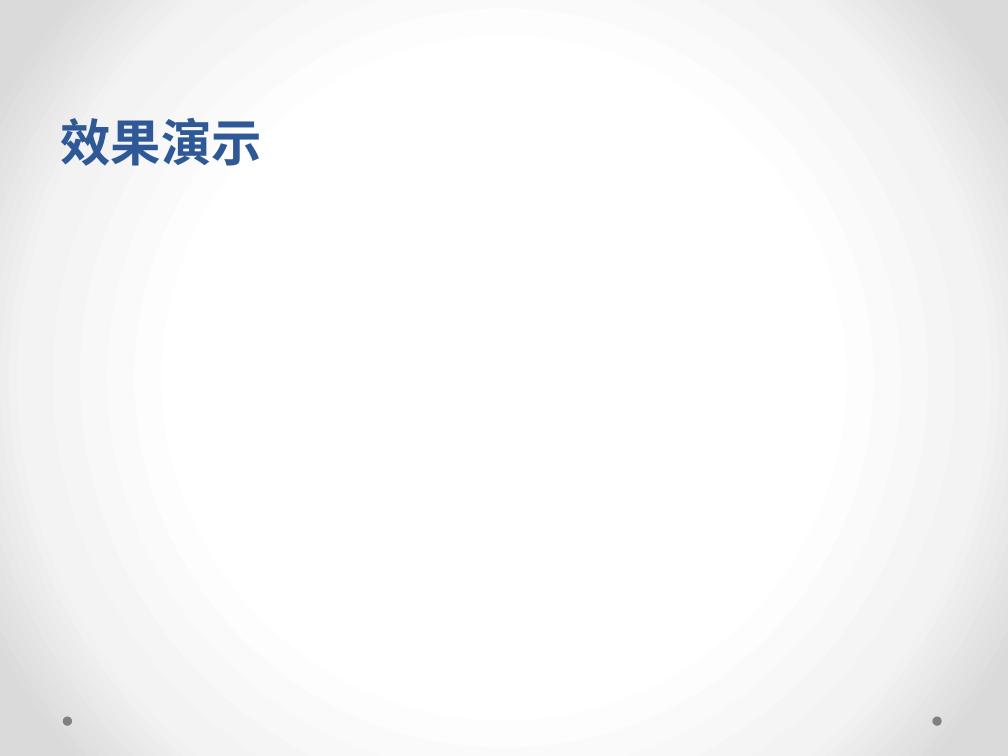
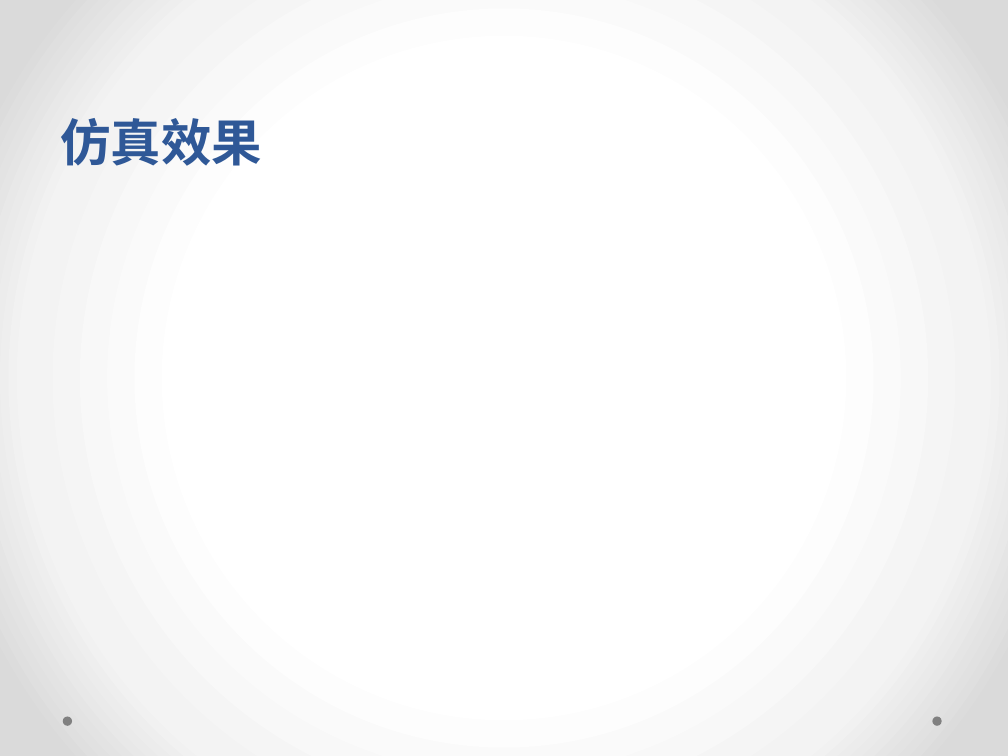
Before and after one commit to jas0n1ee/THU-DSD, a slide deck: slide 6 of 中期审核.pptx (slide 4 before the commit). Drawn at 1008x756 pixels with LibreOffice and Linux fonts; fonts in the diff are those of the drawing. Boxes give left, top, right and bottom in pixels: in the first picture for what was removed or moved away, otherwise in the second. Text is boxed around its words. In the diff, an @@ line names an element or a change of style, - is before the commit and + after.

Commit message:
modified ppt

```diff
--- a/中期审核.pptx
+++ b/中期审核.pptx
@@ title at [60,118,262,166]: text changed @@
-效果演示
+仿真效果
```
Also in this commit, not shown: 2 slides added.
